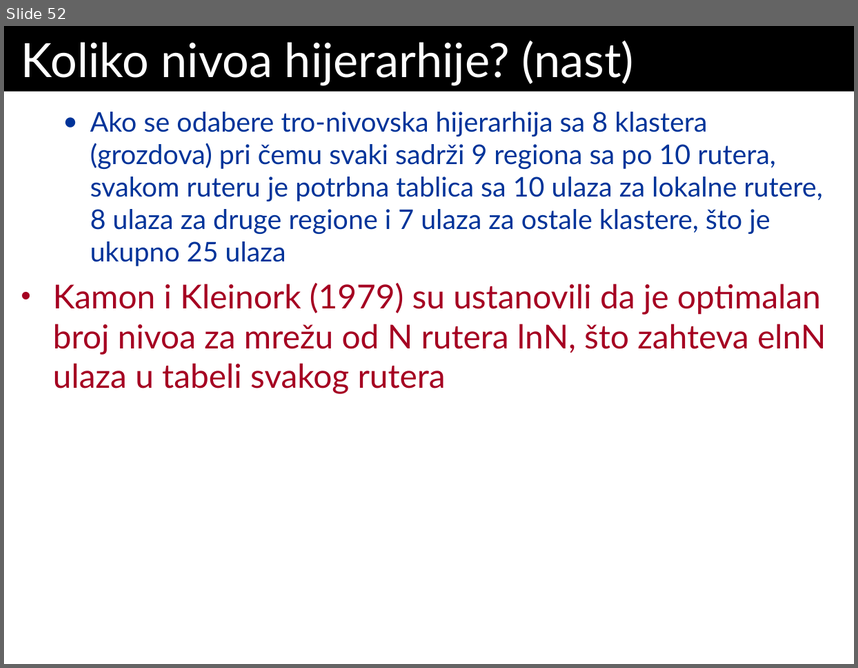
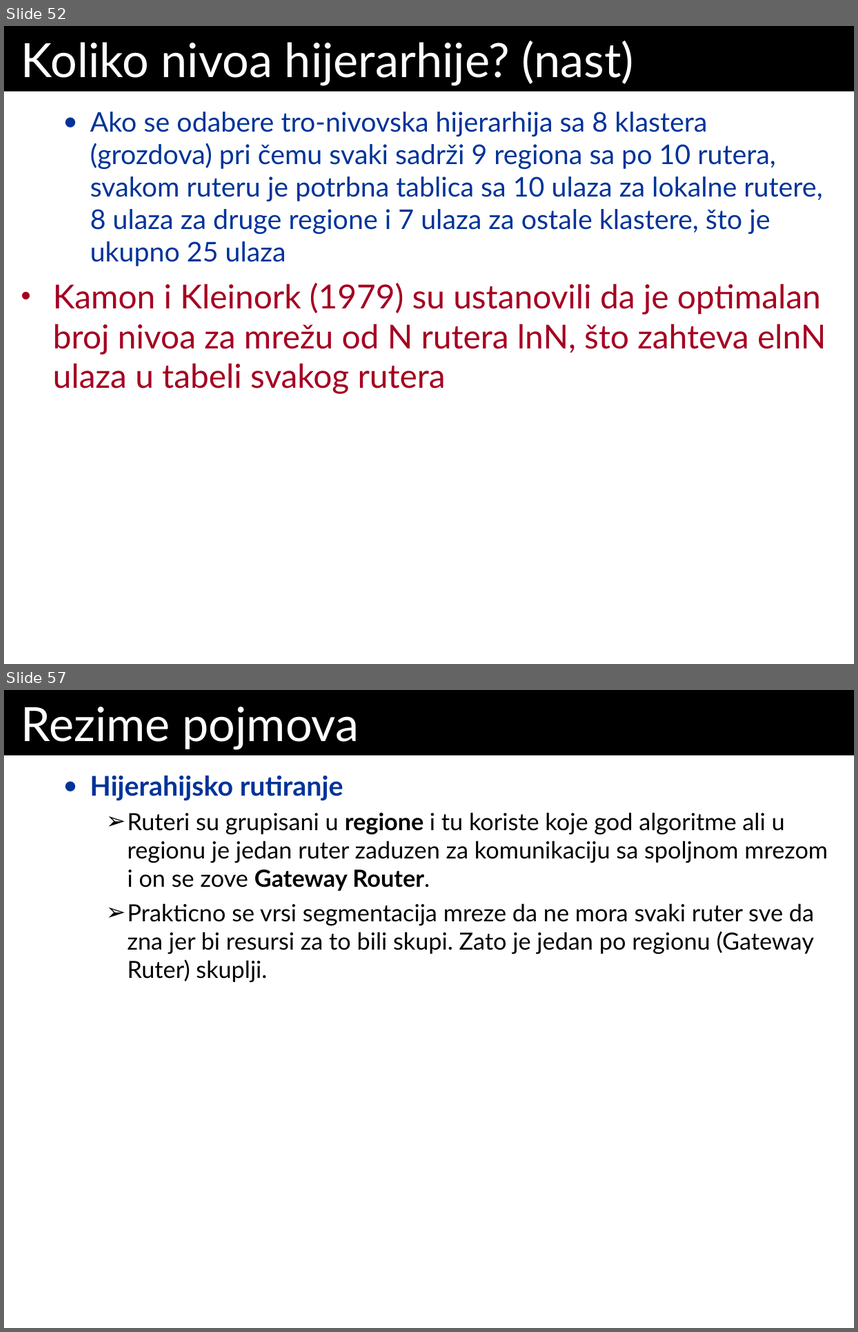
Before and after one commit to Dw1GHTY/TransferRepo, a slide deck: RM/Predavanja/P4_RM-Mrezni Nivo.ppt. Shown one above the other, each under a label of ours: slide 52 before the commit, slides 52 and 57 after it; the slides between them are not shown. The pictures are 858x668 and 858x1332 pixels, drawn with LibreOffice and Linux fonts; fonts in the diff are those of the drawing. Boxes give left, top, right and bottom in pixels: in the first picture for what was removed or moved away, otherwise in the second. Text is boxed around its words. In the diff, an @@ line names an element or a change of style, - is before the commit and + after.

```diff
--- a/RM/Predavanja/P4_RM-Mrezni Nivo.ppt
+++ b/RM/Predavanja/P4_RM-Mrezni Nivo.ppt
@@ slide 57 added at (4, 690, 854, 1328), background #FFFFFF @@
@@ title added at (4, 690, 854, 756), fill #000000, 40 pt, text #FFFFFF @@
+Rezime pojmova
@@ text added at (90, 775, 828, 983), 20 pt, text #000000 @@
+  ● Hijerahijsko rutiranje
+    ➢ Ruteri su grupisani u regione i tu koriste koje god algoritme ali u regionu je jedan ruter zaduzen za komunikaciju sa spoljnom mrezom i on se zove Gateway Router.
+    ➢ Prakticno se vrsi segmentacija mreze da ne mora svaki ruter sve da zna jer bi resursi za to bili skupi. Zato je jedan po regionu (Gateway Ruter) skuplji.
```
Also in this commit, not shown: 4 other slides added, 3 other files.
